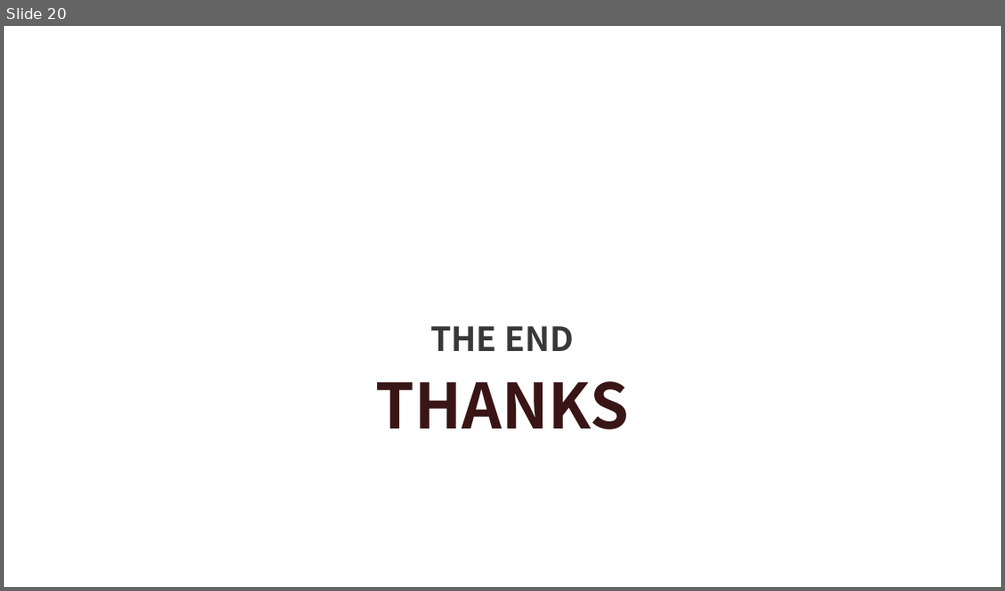
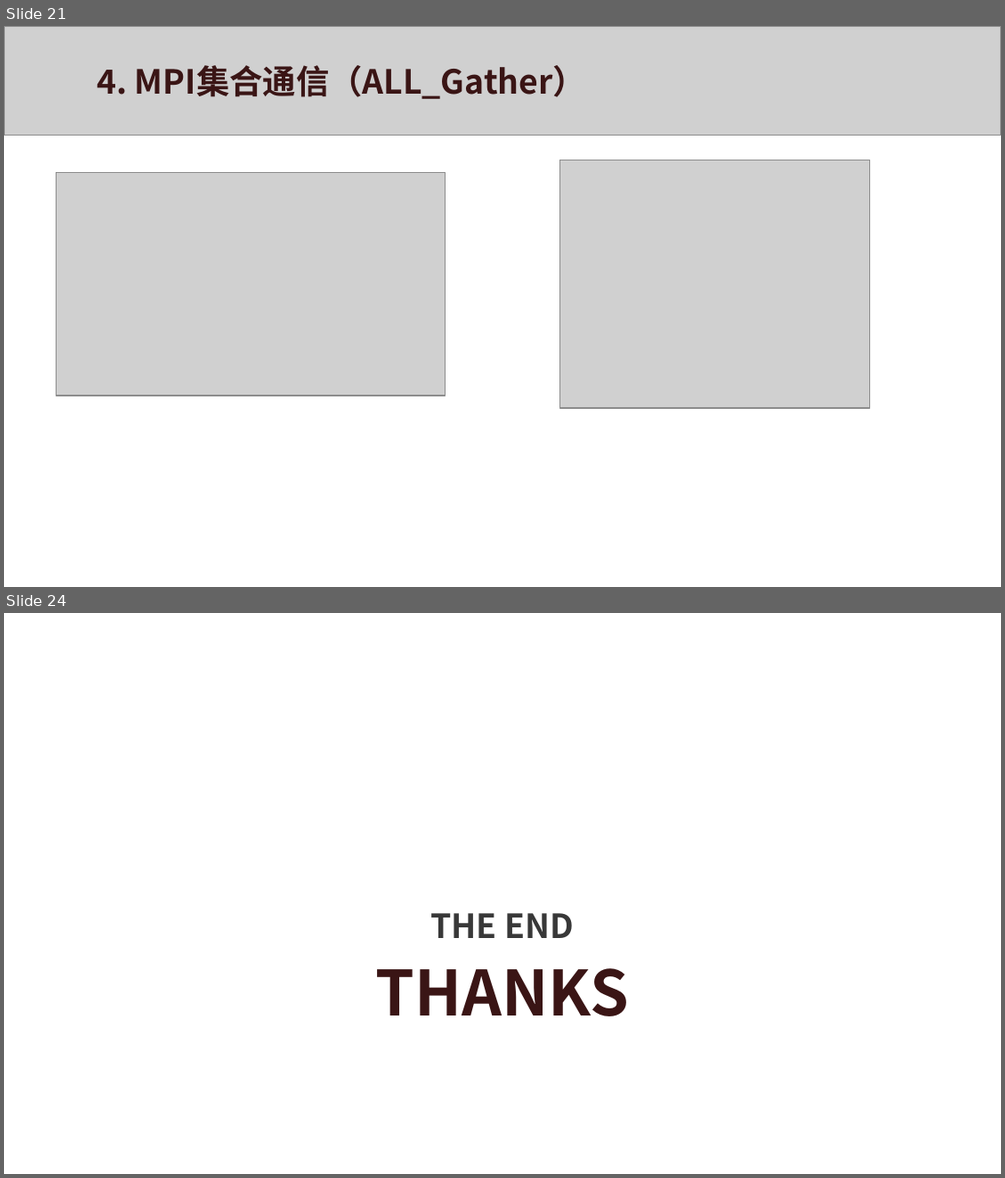
Before and after one commit to xws117/Bilibili-tutorial, a slide deck: MPI.pptx. Shown one above the other, each under a label of ours: slide 20 before the commit, slides 21 and 24 after it; the slides between them are not shown. The pictures are 1005x591 and 1005x1178 pixels, drawn with LibreOffice and Linux fonts; fonts in the diff are those of the drawing; grey boxes stand for pictures; background and template pictures are left out. Boxes give left, top, right and bottom in pixels: in the first picture for what was removed or moved away, otherwise in the second. Text is boxed around its words. In the diff, an @@ line names an element or a change of style, - is before the commit and + after.

```diff
--- a/MPI.pptx
+++ b/MPI.pptx
@@ slide 21 added at box(4, 26, 1001, 587), background #FFFFFF @@
@@ picture added at box(4, 26, 1001, 135) @@
@@ text added at box(97, 65, 586, 99), 24 pt, text #3A1515, bold @@
+4. MPI集合通信（ALL_Gather）
@@ picture added at box(57, 173, 445, 396) @@
@@ picture added at box(560, 160, 869, 408) @@
@@ what was slide 20 is now slide 24 @@
```
Also in this commit, not shown: 4 slides changed, 10 other slides added, 7 slides removed.
